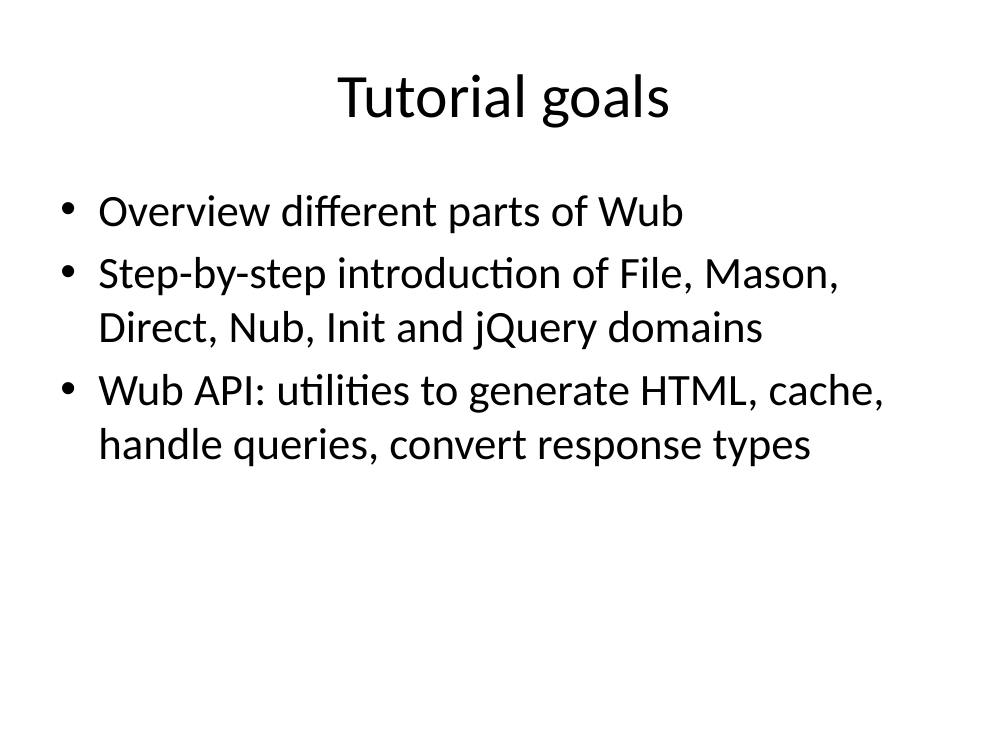
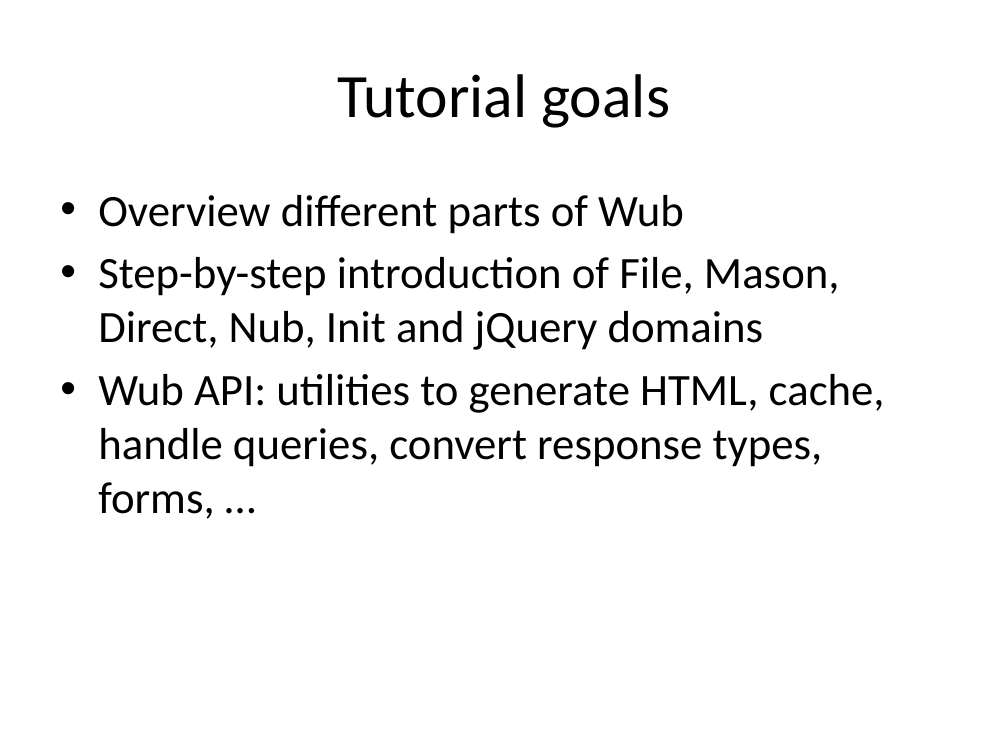
Before and after one commit to jdc8/wubwikit, a slide deck: slide 7 of wubexamples/Lets_Wub.pptx. Drawn at 1008x756 pixels with LibreOffice and Linux fonts; fonts in the diff are those of the drawing; background and template pictures are left out. Boxes give left, top, right and bottom in pixels: in the first picture for what was removed or moved away, otherwise in the second. Text is boxed around its words. In the diff, an @@ line names an element or a change of style, - is before the commit and + after.

```diff
--- a/wubexamples/Lets_Wub.pptx
+++ b/wubexamples/Lets_Wub.pptx
@@ text at [98, 374, 885, 519]: text changed @@
-• Wub API: utilities to generate HTML, cache, handle queries, convert response types
+• Wub API: utilities to generate HTML, cache, handle queries, convert response types, forms, …
```
Also in this commit, not shown: 14 other slides changed, 6 slides added, 1 slide removed.
